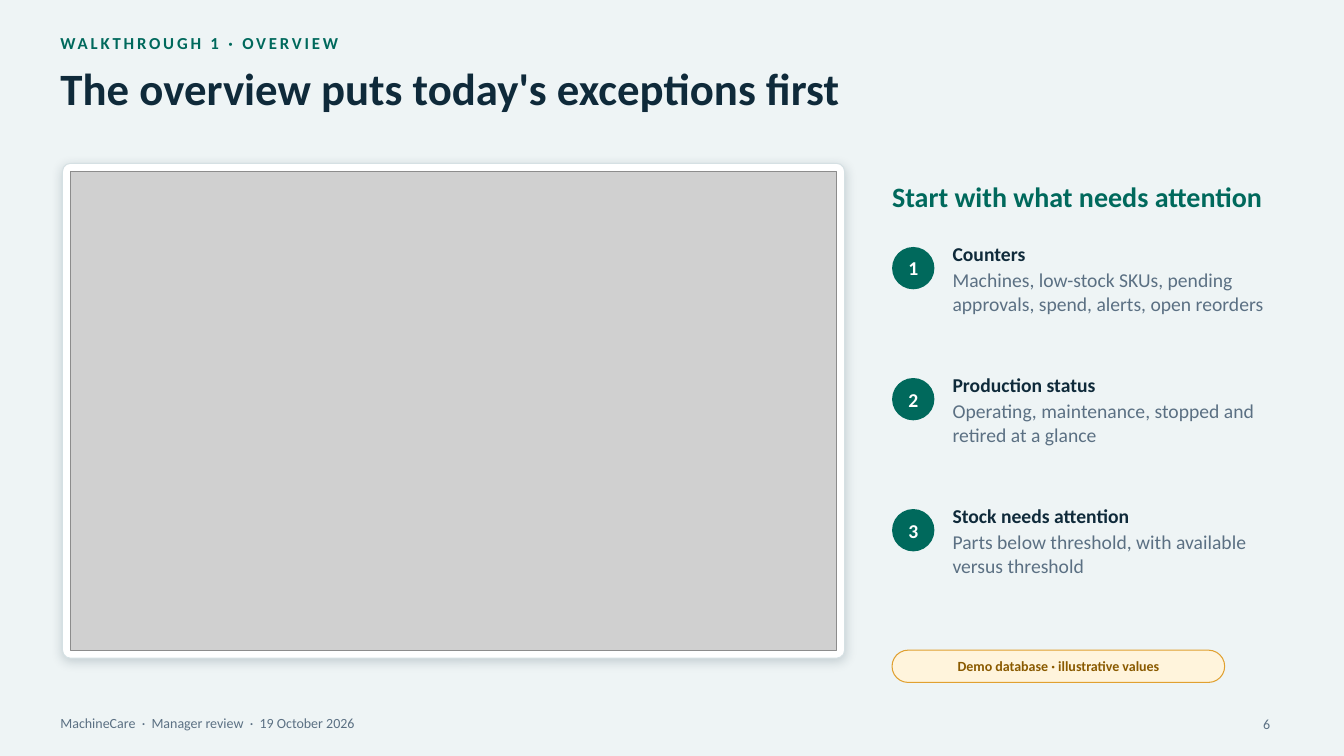
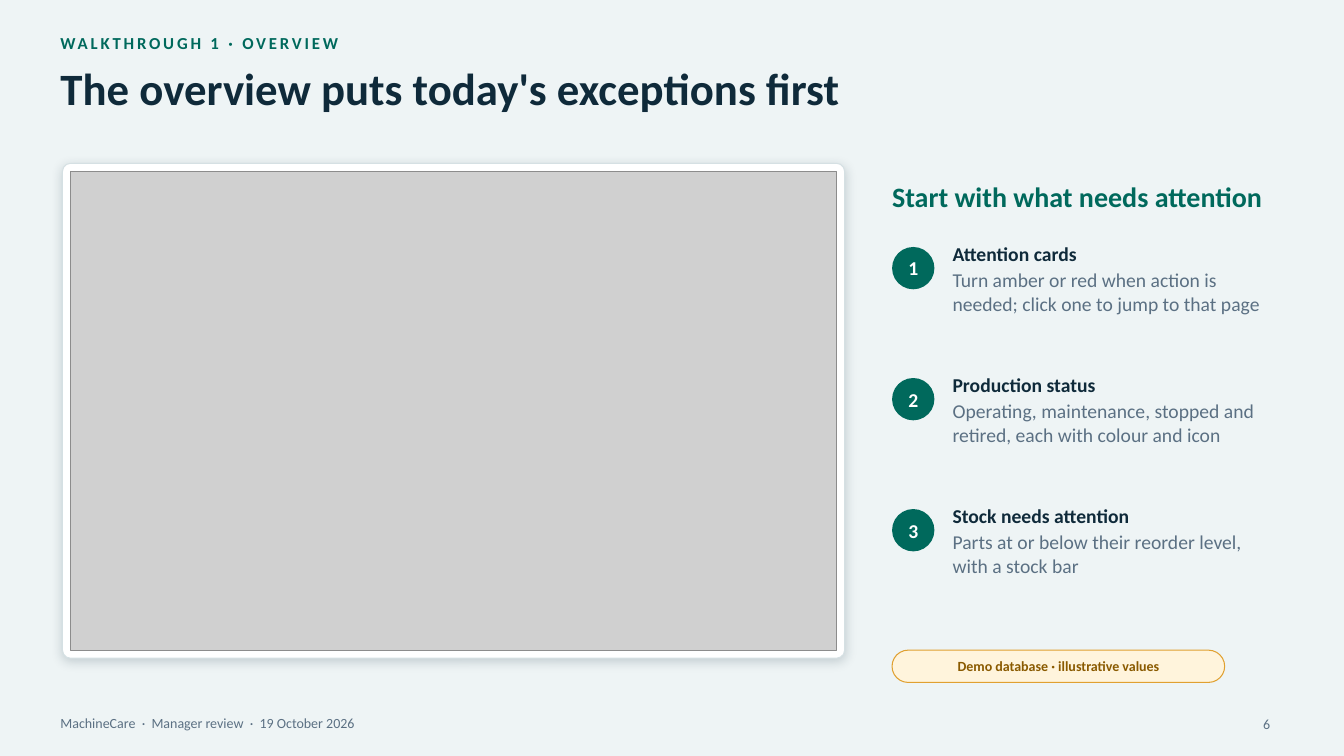
Before and after one commit to Marina-Safwat/MachineCare, a slide deck: slide 6 of docs/manager-presentation-2026-10-19/final/MachineCare_Manager_Review_Final.pptx. Drawn at 1344x756 pixels with LibreOffice and Linux fonts; fonts in the diff are those of the drawing; grey boxes stand for pictures. Boxes give left, top, right and bottom in pixels: in the first picture for what was removed or moved away, otherwise in the second. Text is boxed around its words. In the diff, an @@ line names an element or a change of style, - is before the commit and + after.

```diff
--- a/docs/manager-presentation-2026-10-19/final/MachineCare_Manager_Review_Final.pptx
+++ b/docs/manager-presentation-2026-10-19/final/MachineCare_Manager_Review_Final.pptx
@@ text at (x1=953, y1=247, x2=1260, y2=315): text changed @@
-Counters
-Machines, low-stock SKUs, pending approvals, spend, alerts, open reorders
+Attention cards
+Turn amber or red when action is needed; click one to jump to that page
@@ text at (x1=953, y1=404, x2=1254, y2=444): text changed @@
-Operating, maintenance, stopped and retired at a glance
+Operating, maintenance, stopped and retired, each with colour and icon
@@ text at (x1=953, y1=535, x2=1241, y2=573): text changed @@
-Parts below threshold, with available versus threshold
+Parts at or below their reorder level, with a stock bar
```
Also in this commit, not shown: 2 other slides changed, 16 other files.
